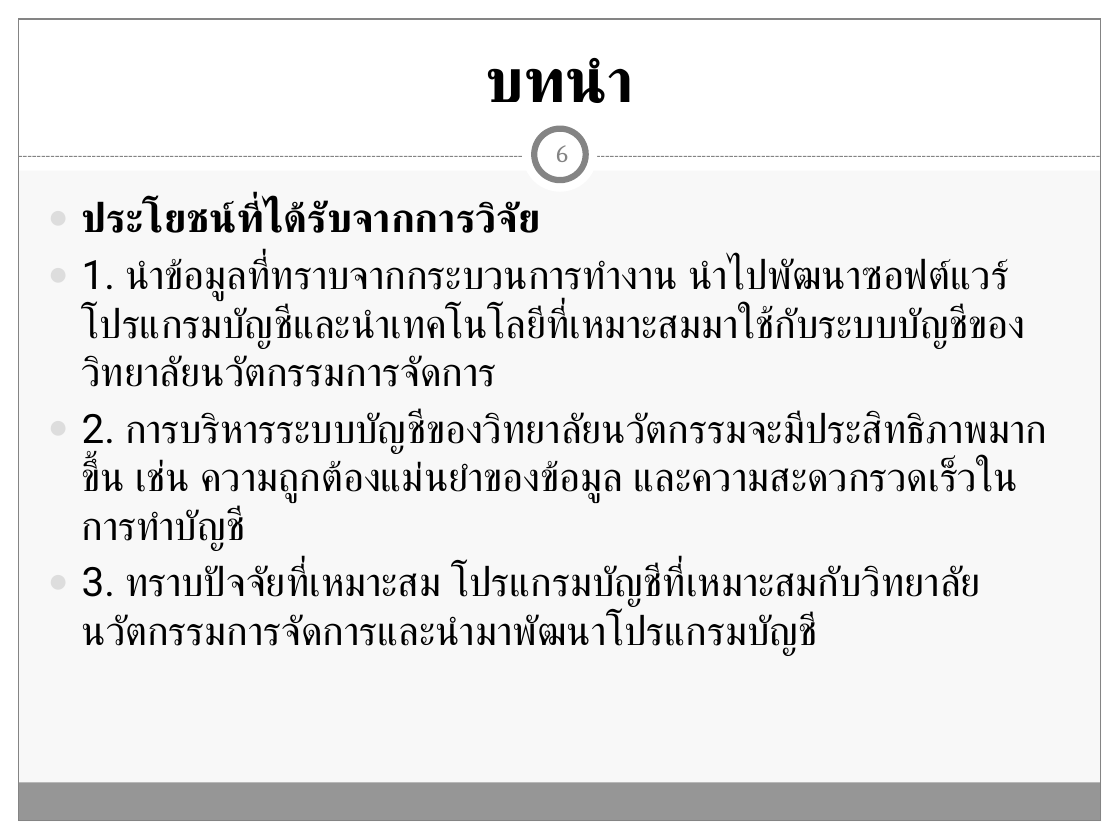
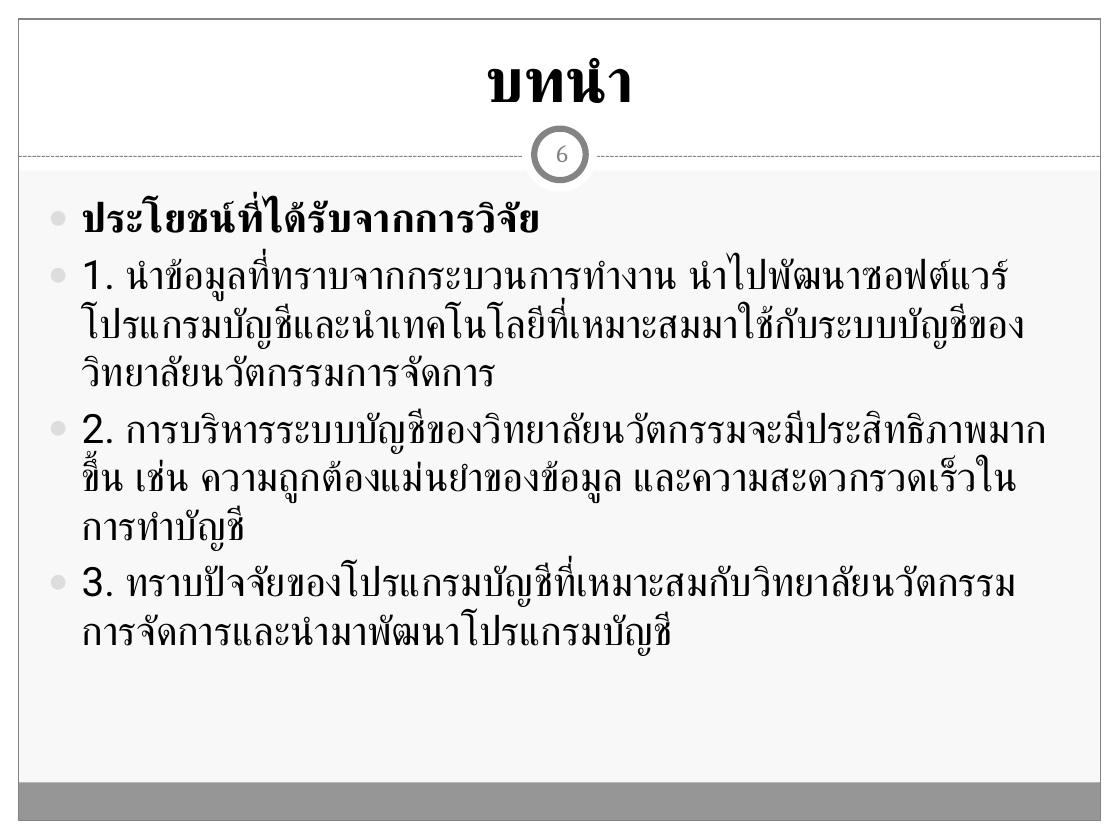
Before and after one commit to Tanandara/research, a slide deck: slide 6 of ฐานันดร์(โปรแกรมบัญชี RCIM)-Workshop (MBA).pptx. Drawn at 1120x840 pixels with LibreOffice and Linux fonts; fonts in the diff are those of the drawing. Boxes give left, top, right and bottom in pixels: in the first picture for what was removed or moved away, otherwise in the second. Text is boxed around its words. In the diff, an @@ line names an element or a change of style, - is before the commit and + after.

```diff
--- a/ฐานันดร์(โปรแกรมบัญชี RCIM)-Workshop (MBA).pptx
+++ b/ฐานันดร์(โปรแกรมบัญชี RCIM)-Workshop (MBA).pptx
@@ text at (82, 564, 1017, 656): text changed @@
-● 3. ทราบปัจจัยที่เหมาะสม โปรแกรมบัญชีที่เหมาะสมกับวิทยาลัยนวัตกรรมการจัดการและนำมาพัฒนาโปรแกรมบัญชี
+● 3. ทราบปัจจัยของโปรแกรมบัญชีที่เหมาะสมกับวิทยาลัยนวัตกรรมการจัดการและนำมาพัฒนาโปรแกรมบัญชี
```
Also in this commit, not shown: 3 other slides changed, 1 slide removed, 3 other files.
